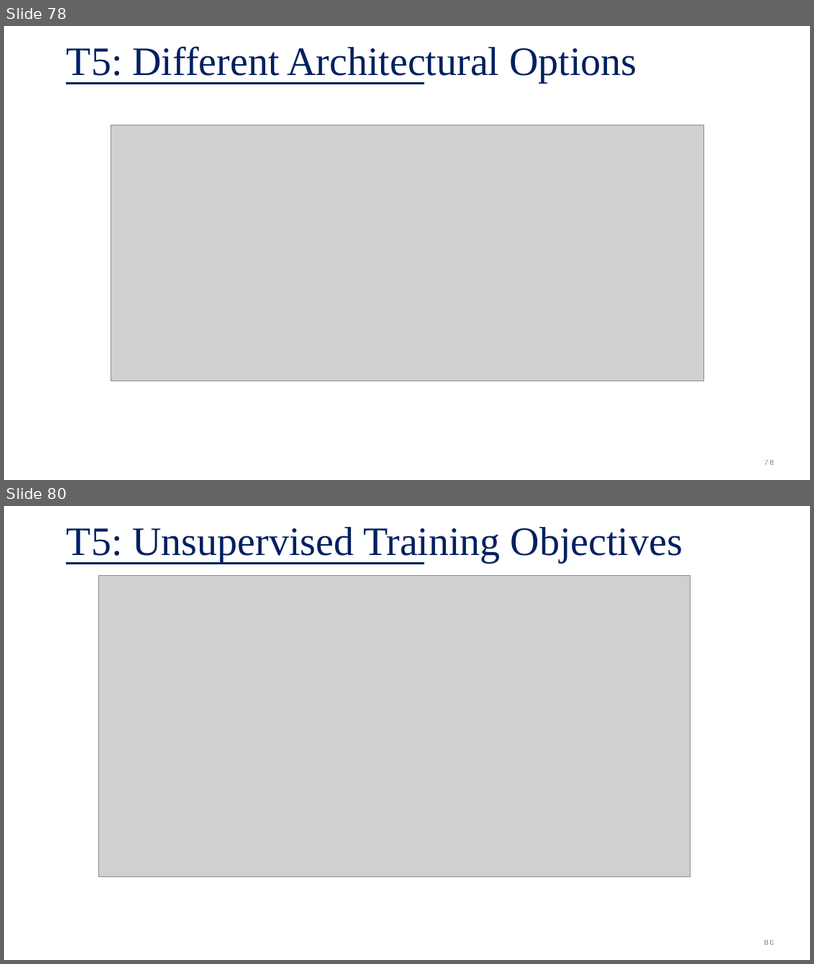
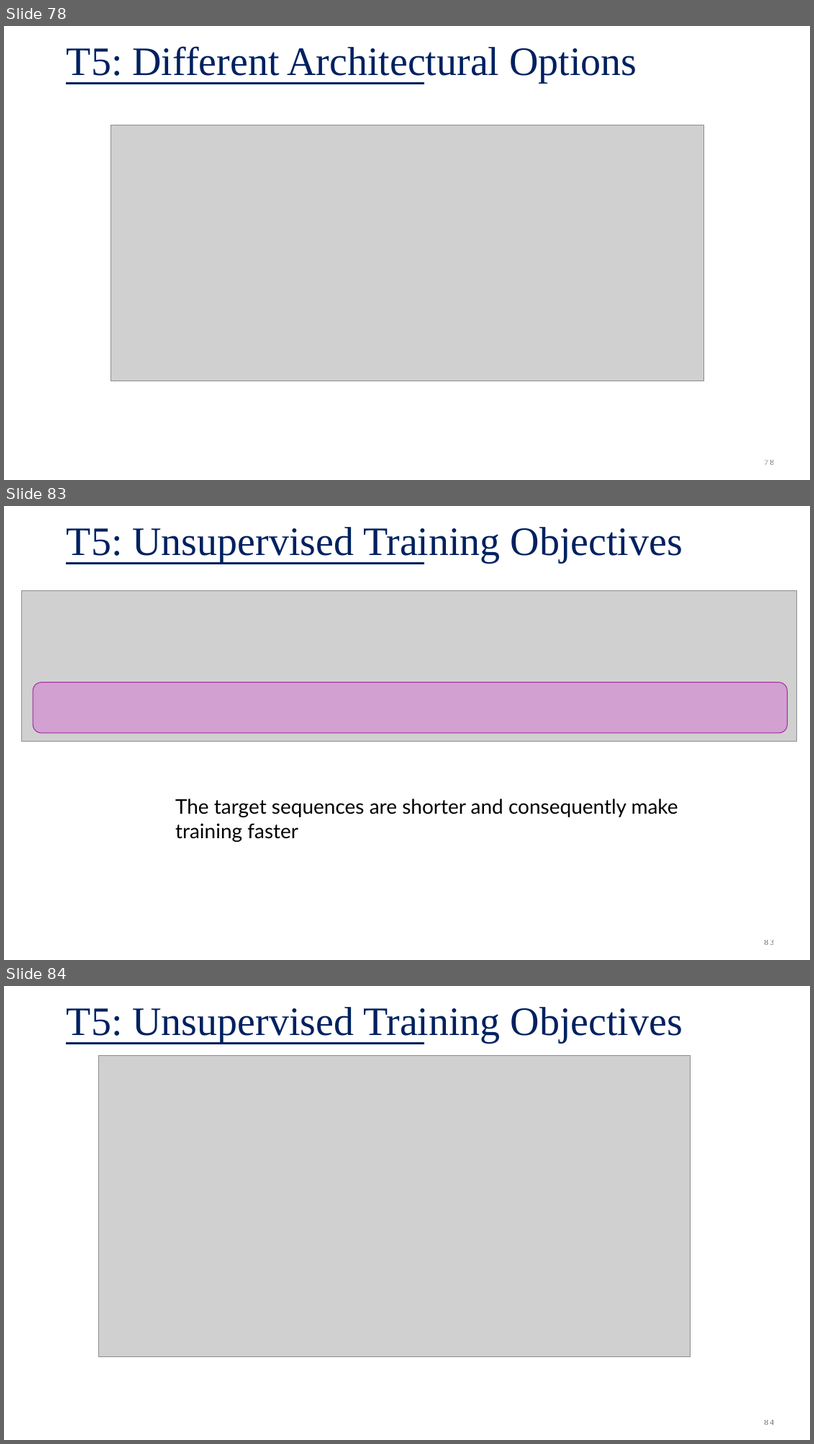
Before and after one commit to plaban/fllm-aut25, a slide deck: assets/class_notes/04b. LLM-Architectures.pptx. Shown one above the other, each under a label of ours: slides 78 and 80 before the commit, slides 78, 83 and 84 after it; the slides between them are not shown. The pictures are 814x964 and 814x1444 pixels, drawn with LibreOffice and Linux fonts; fonts in the diff are those of the drawing; grey boxes stand for pictures. Boxes give left, top, right and bottom in pixels: in the first picture for what was removed or moved away, otherwise in the second. Text is boxed around its words. In the diff, an @@ line names an element or a change of style, - is before the commit and + after.

```diff
--- a/assets/class_notes/04b. LLM-Architectures.pptx
+++ b/assets/class_notes/04b. LLM-Architectures.pptx
@@ slide 83 added at [4, 506, 810, 960], background #FFFFFF; not listed: 1 template element that a slide beside it also shows @@
@@ title added at [67, 527, 683, 562], 48 pt, text #002060 @@
+T5: Unsupervised Training Objectives
@@ picture added at [21, 591, 797, 741] @@
@@ rounded rectangle added at [33, 682, 788, 733], fill #D838D6 at 31% opacity, outline #A0299E 0.85 pt @@
@@ text added at [175, 798, 679, 842], 24 pt, text #000000 @@
+The target sequences are shorter and consequently make training faster
@@ page number added at [764, 939, 774, 944], 10 pt, text #000000 at 60% opacity @@
+83
@@ what was slide 80 is now slide 84 @@
@@ page number at [764, 1419, 774, 1424]: text changed @@
-80
+84
```
Also in this commit, not shown: 10 slides changed, 3 other slides added, 1 slide removed, 2 other files.
